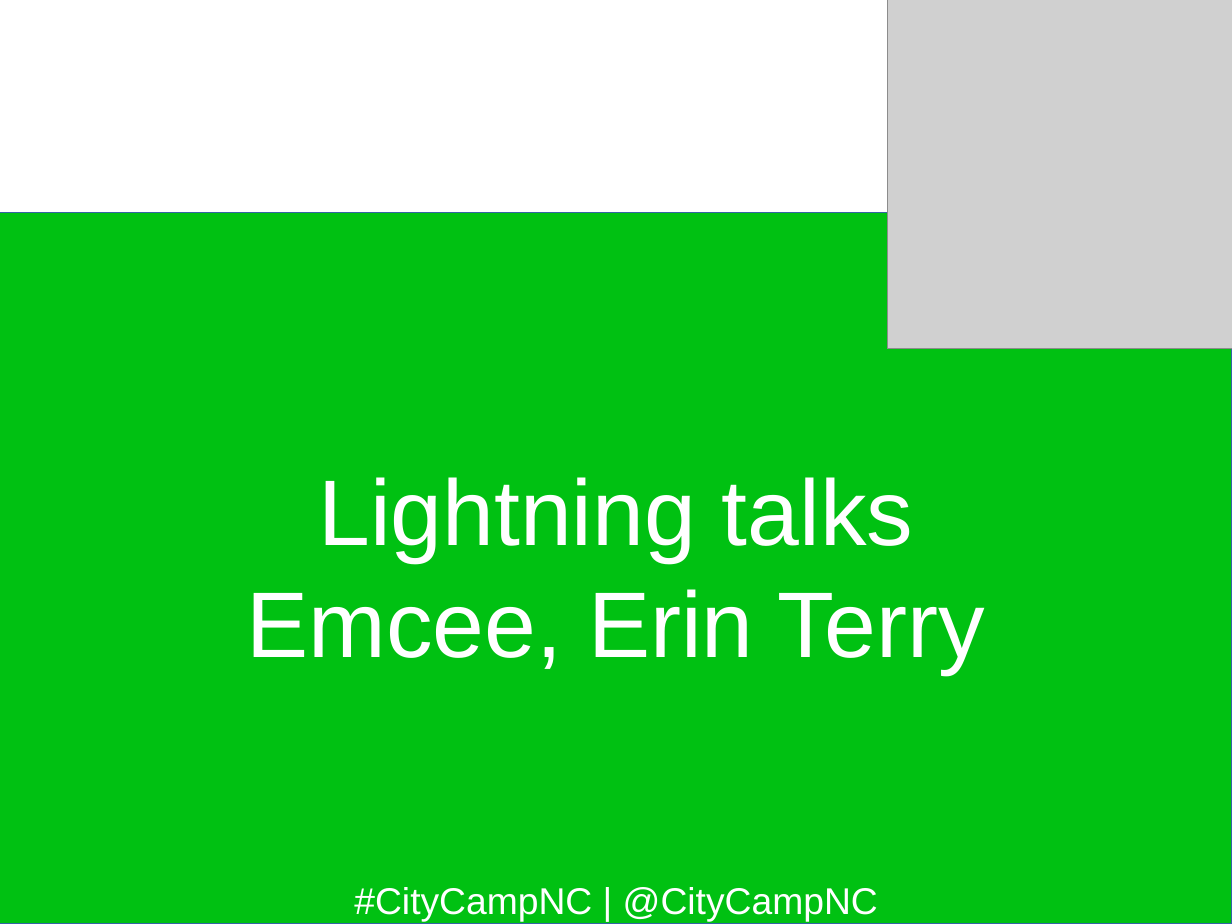
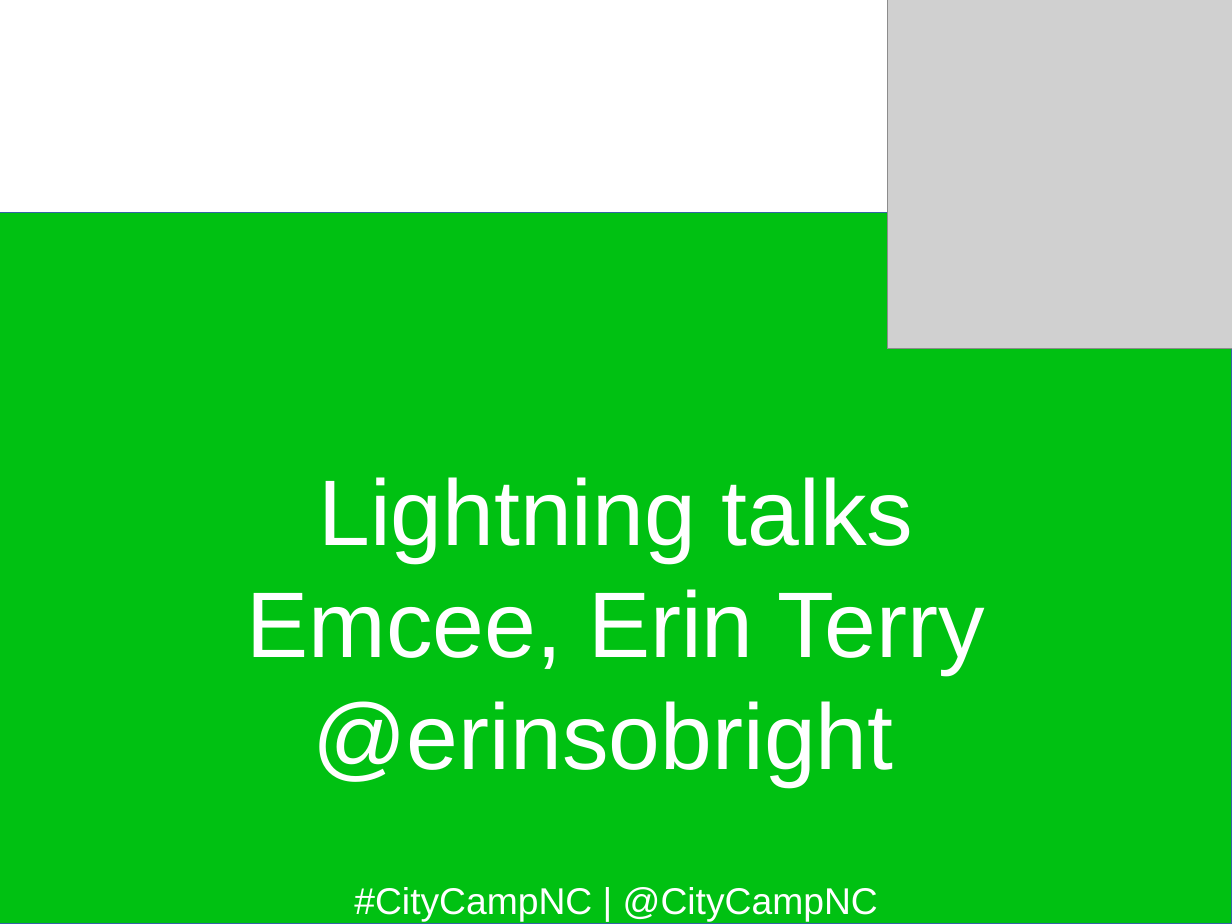
Before and after one commit to jhibbets/presentations, a slide deck: slide 9 of CCNC_2017.odp. Drawn at 1232x924 pixels with LibreOffice and Linux fonts; fonts in the diff are those of the drawing; grey boxes stand for pictures; background and template pictures are left out. Boxes give left, top, right and bottom in pixels: in the first picture for what was removed or moved away, otherwise in the second. Text is boxed around its words. In the diff, an @@ line names an element or a change of style, - is before the commit and + after.

```diff
--- a/CCNC_2017.odp
+++ b/CCNC_2017.odp
@@ text at box(312, 701, 893, 786): paragraph added @@
+@erinsobright
```
Also in this commit, not shown: 17 other slides changed, 7 slides added.
